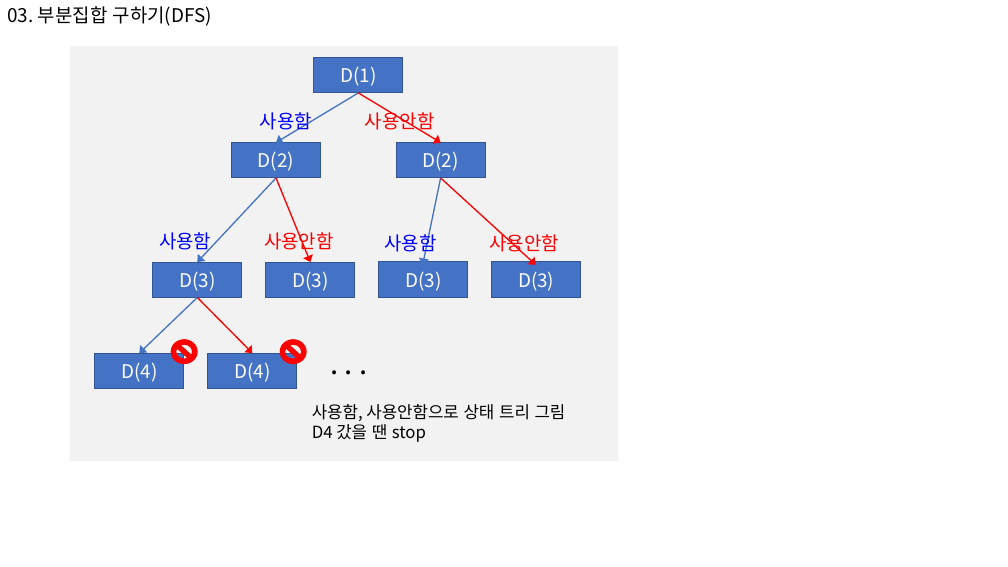
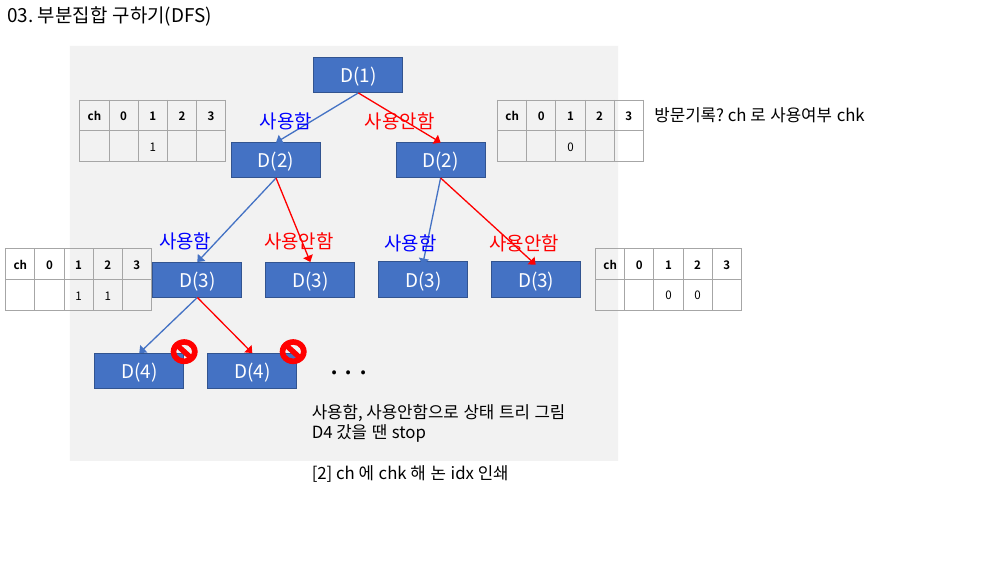
Before and after one commit to s-jinipark/pythonTest, a slide deck: slide 1 of inf-learn/section6/연습/인프런_코딩_section6.pptx. Drawn at 1008x567 pixels with LibreOffice and Linux fonts; fonts in the diff are those of the drawing. Boxes give left, top, right and bottom in pixels: in the first picture for what was removed or moved away, otherwise in the second. Text is boxed around its words. In the diff, an @@ line names an element or a change of style, - is before the commit and + after.

```diff
--- a/inf-learn/section6/연습/인프런_코딩_section6.pptx
+++ b/inf-learn/section6/연습/인프런_코딩_section6.pptx
@@ table added at (80, 101, 228, 162), 2 rows, 5 columns @@
+ch | 0 | 1 | 2 | 3
+ |  | 1 |  | 
@@ table added at (498, 101, 645, 162), 2 rows, 5 columns @@
+ch | 0 | 1 | 2 | 3
+ |  | 0 |  | 
@@ text added at (654, 107, 865, 123), 16 pt, text #000000 @@
+방문기록? ch 로 사용여부 chk
@@ table added at (6, 249, 154, 310), 2 rows, 5 columns @@
+ch | 0 | 1 | 2 | 3
+ |  | 1 | 1 | 
@@ table added at (596, 249, 743, 310), 2 rows, 5 columns @@
+ch | 0 | 1 | 2 | 3
+ |  | 0 | 0 | 
@@ text at (312, 465, 509, 482): paragraph added @@
+[2] ch 에 chk 해 논 idx 인쇄
```
Also in this commit, not shown: 4 other slides changed, 25 other files.
